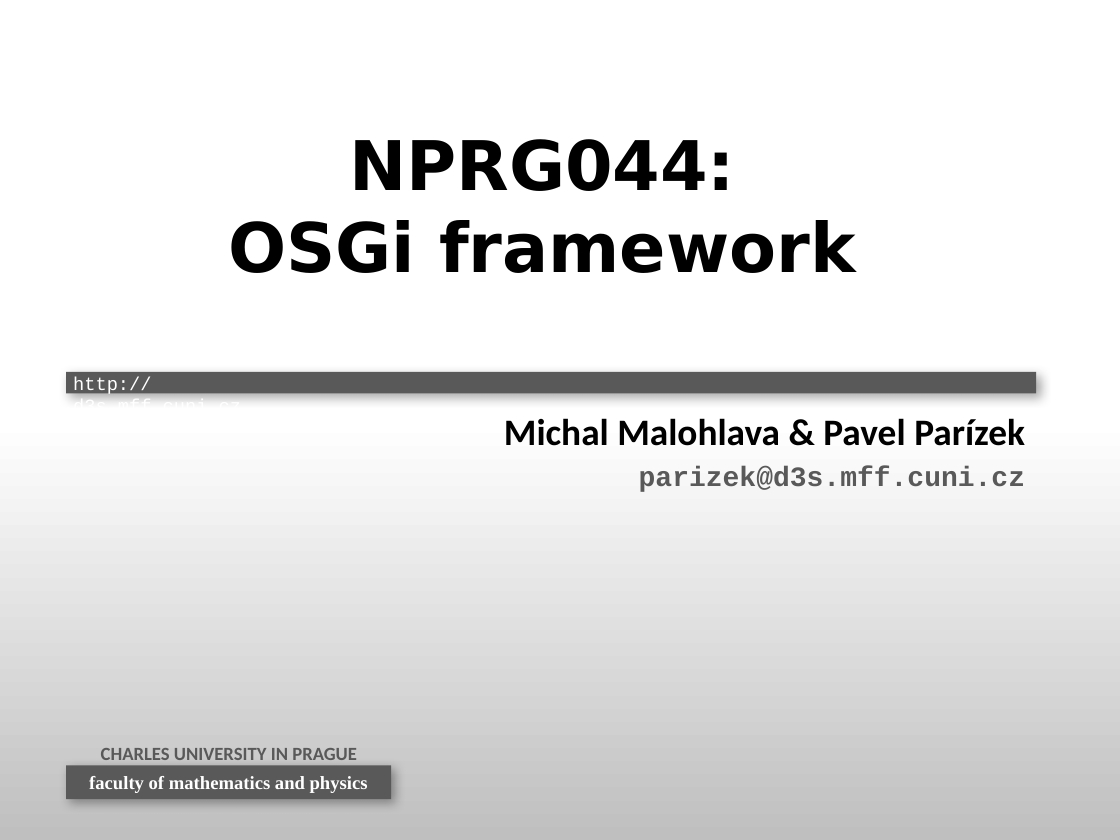
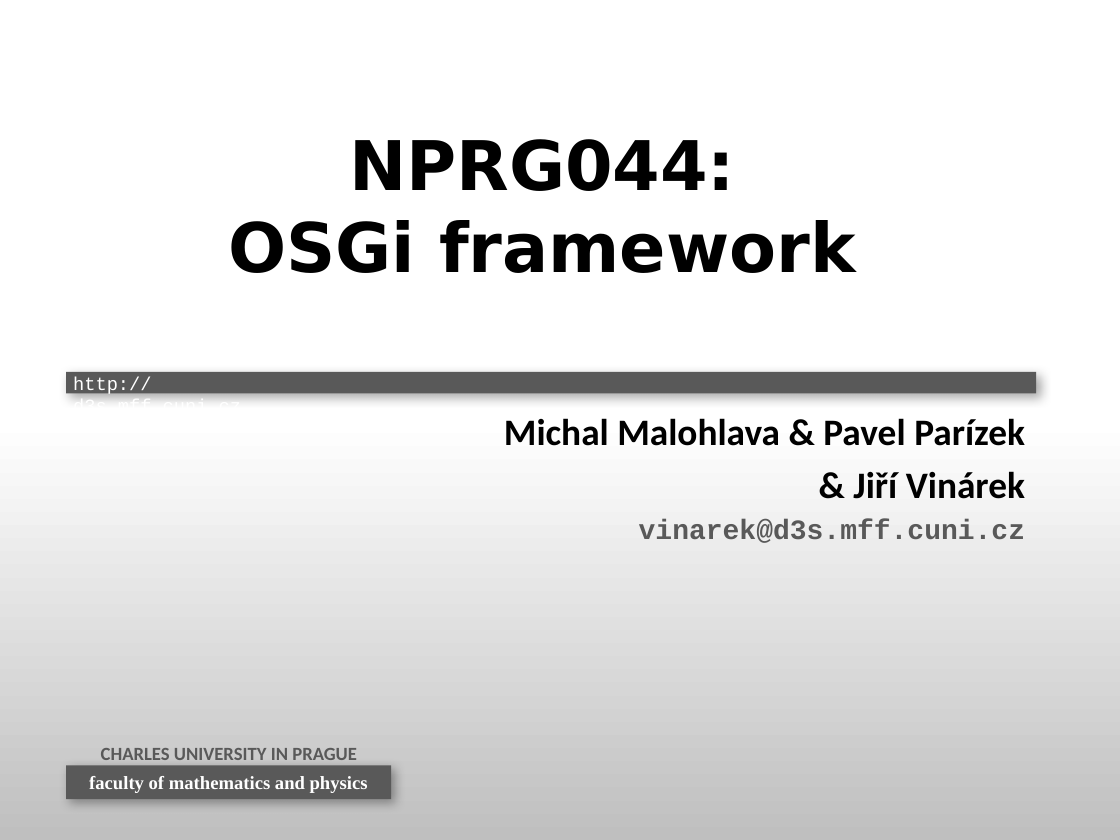
Before and after one commit to d3slect/nprg044-eclipse-platform, a slide deck: slide 1 of slides/01-osgi/01-osgi.pptx. Drawn at 1120x840 pixels with LibreOffice and Linux fonts; fonts in the diff are those of the drawing; background and template pictures are left out. Boxes give left, top, right and bottom in pixels: in the first picture for what was removed or moved away, otherwise in the second. Text is boxed around its words. In the diff, an @@ line names an element or a change of style, - is before the commit and + after.

Commit message:
updated slides - Mars version of Eclipse, OSGi console

```diff
--- a/slides/01-osgi/01-osgi.pptx
+++ b/slides/01-osgi/01-osgi.pptx
@@ subtitle at (639,471,1025,543): text changed @@
-parizek@d3s.mff.cuni.cz
+& Jiří Vinárek
+vinarek@d3s.mff.cuni.cz
```
Also in this commit, not shown: 41 other slides changed.
